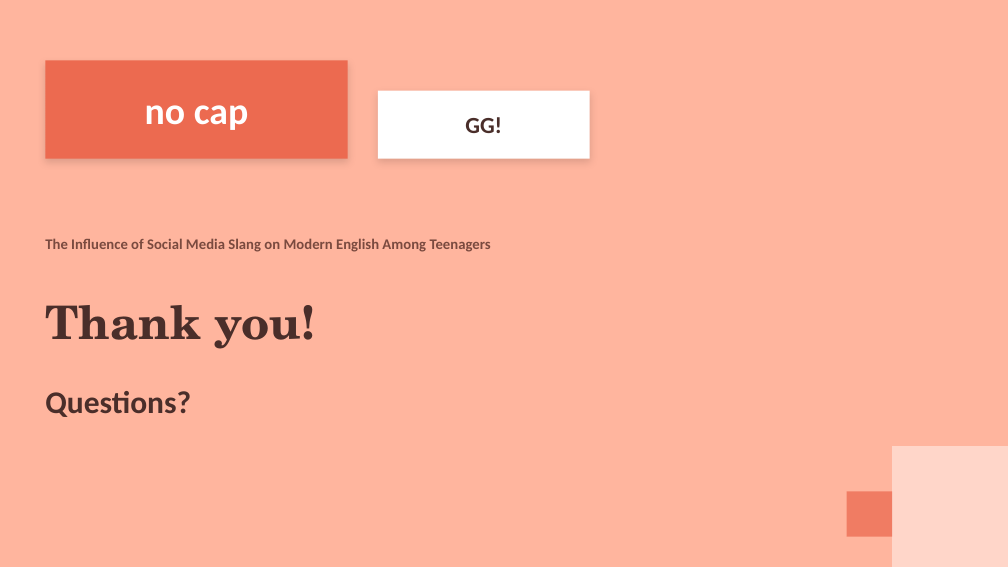
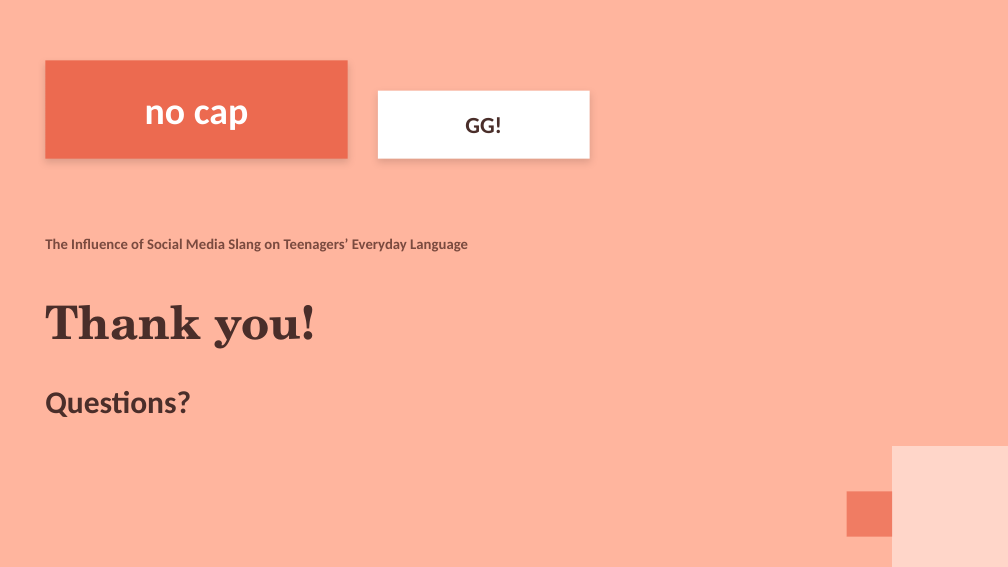
Before and after one commit to araymyrkieva9-sketch/english-daptar, a slide deck: slide 19 of variants/Slang_Presentation_4_Soft_Coral.pptx. Drawn at 1008x567 pixels with LibreOffice and Linux fonts; fonts in the diff are those of the drawing. Boxes give left, top, right and bottom in pixels: in the first picture for what was removed or moved away, otherwise in the second. Text is boxed around its words. In the diff, an @@ line names an element or a change of style, - is before the commit and + after.

```diff
--- a/variants/Slang_Presentation_4_Soft_Coral.pptx
+++ b/variants/Slang_Presentation_4_Soft_Coral.pptx
@@ text at <box>45,238,468,252</box>: text changed @@
-The Influence of Social Media Slang on Modern English Among Teenagers
+The Influence of Social Media Slang on Teenagers’ Everyday Language
```
Also in this commit, not shown: 17 other slides changed, 3 other files.
